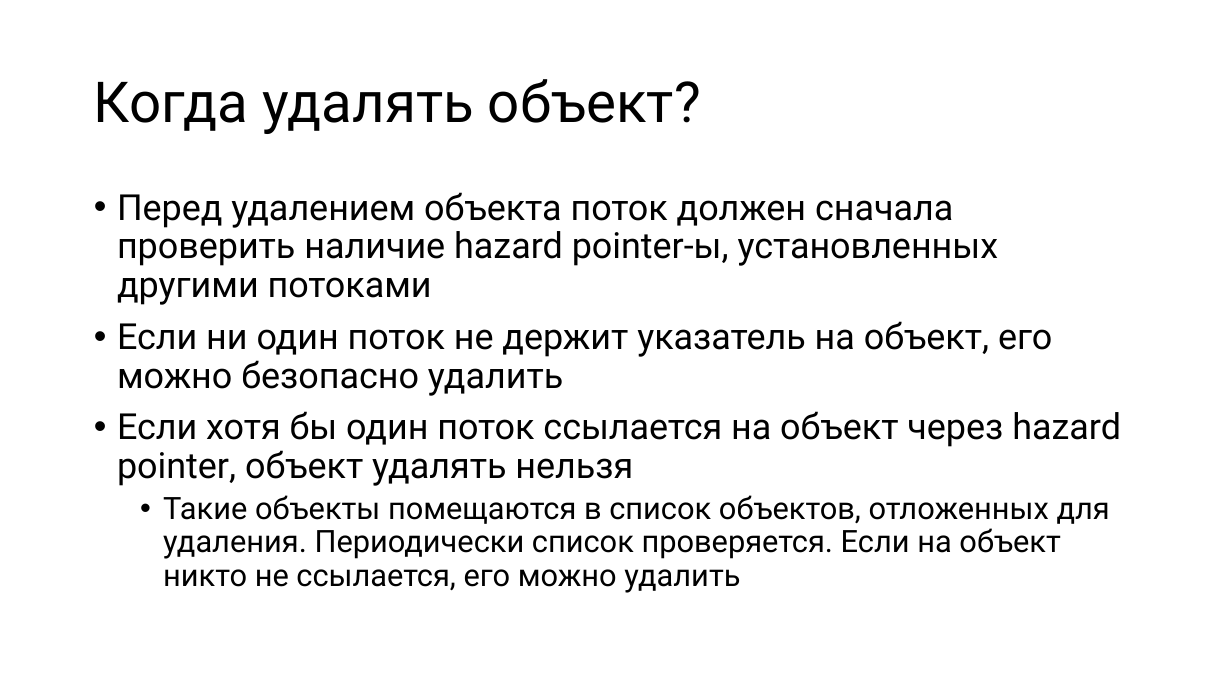
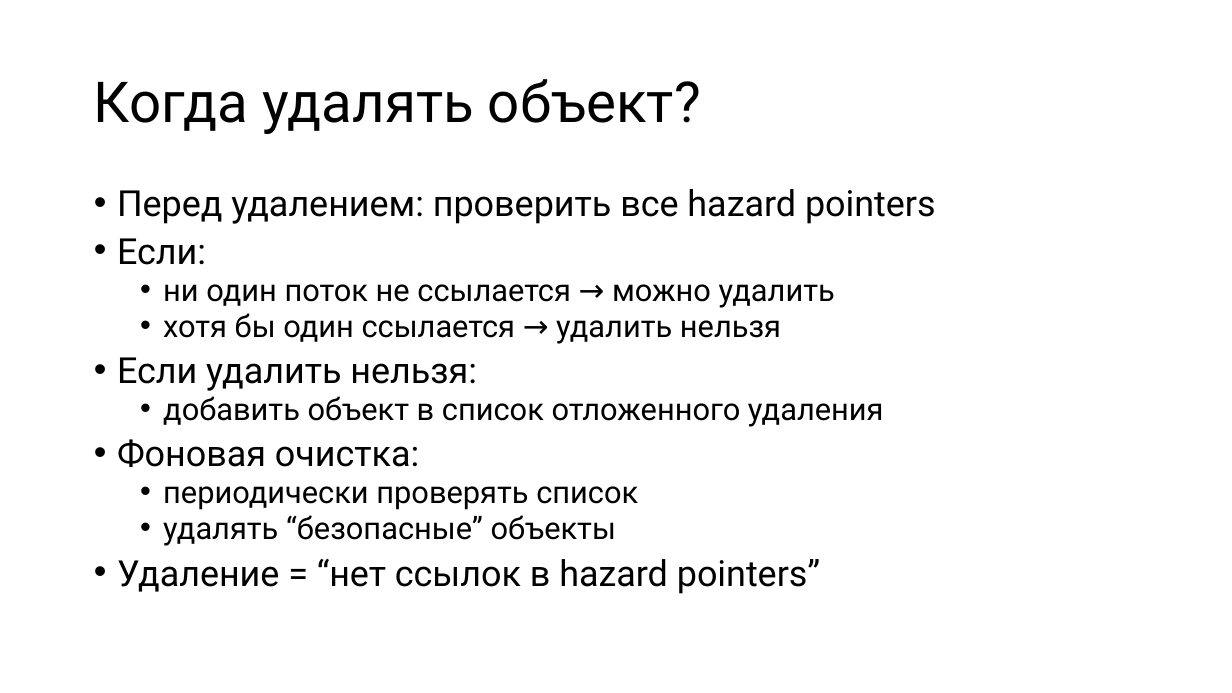
Before and after one commit to alexey-malov/pc, a slide deck: slide 35 of lectures/11/Lock-free алгоритмы и структуры данных.pptx (slide 25 before the commit). Drawn at 1232x693 pixels with LibreOffice and Linux fonts; fonts in the diff are those of the drawing. Boxes give left, top, right and bottom in pixels: in the first picture for what was removed or moved away, otherwise in the second. Text is boxed around its words. In the diff, an @@ line names an element or a change of style, - is before the commit and + after.

```diff
--- a/lectures/11/Lock-free алгоритмы и структуры данных.pptx
+++ b/lectures/11/Lock-free алгоритмы и структуры данных.pptx
@@ text at <box>117,189,936,594</box>: text changed; size 28 to 24 pt @@
-• Перед удалением объекта поток должен сначала проверить наличие hazard pointer-ы, установленных другими потоками
-• Если ни один поток не держит указатель на объект, его можно безопасно удалить
-• Если хотя бы один поток ссылается на объект через hazard pointer, объект удалять нельзя
-  • Такие объекты помещаются в список объектов, отложенных для удаления. Периодически список проверяется. Если на объект никто не ссылается, его можно удалить
+• Перед удалением: проверить все hazard pointers
+• Если:
+  • ни один поток не ссылается → можно удалить
+  • хотя бы один ссылается → удалить нельзя
+• Если удалить нельзя:
+  • добавить объект в список отложенного удаления
+• Фоновая очистка:
+  • периодически проверять список
+  • удалять “безопасные” объекты
+• Удаление = “нет ссылок в hazard pointers”
```
Also in this commit, not shown: 16 other slides changed, 11 slides added, 1 slide removed, 8 other files.
